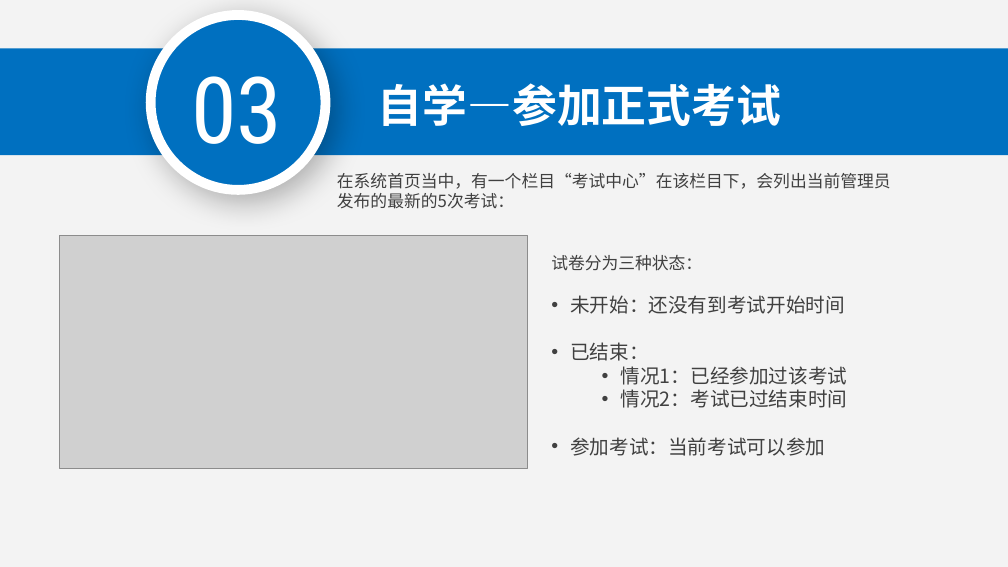
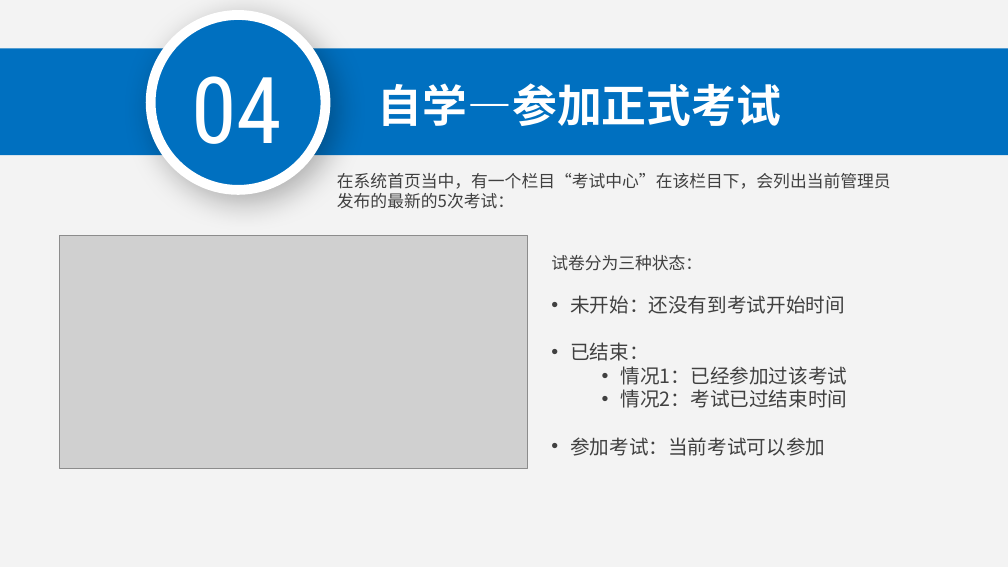
Before and after one commit to marstrip/police-office-testing, a slide deck: slide 15 of Doc/交付文档/培训.pptx. Drawn at 1008x567 pixels with LibreOffice and Linux fonts; fonts in the diff are those of the drawing; grey boxes stand for pictures; background and template pictures are left out. Boxes give left, top, right and bottom in pixels: in the first picture for what was removed or moved away, otherwise in the second. Text is boxed around its words. In the diff, an @@ line names an element or a change of style, - is before the commit and + after.

```diff
--- a/Doc/交付文档/培训.pptx
+++ b/Doc/交付文档/培训.pptx
@@ text at [191, 76, 282, 144]: text changed @@
-03
+04
```
Also in this commit, not shown: 7 other slides changed, 7 slides added.
